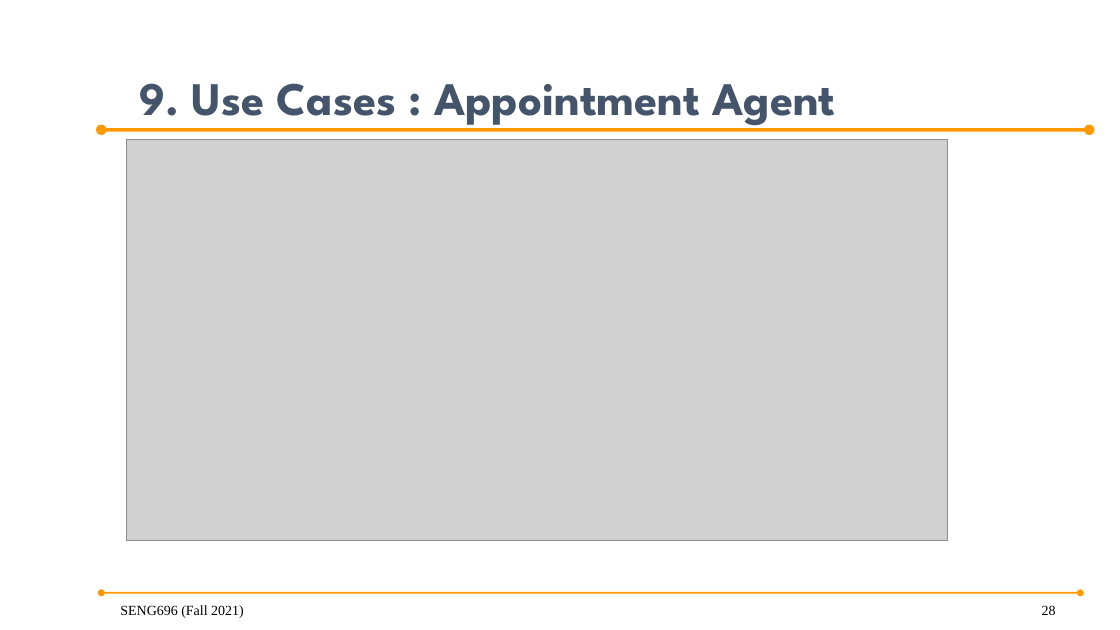
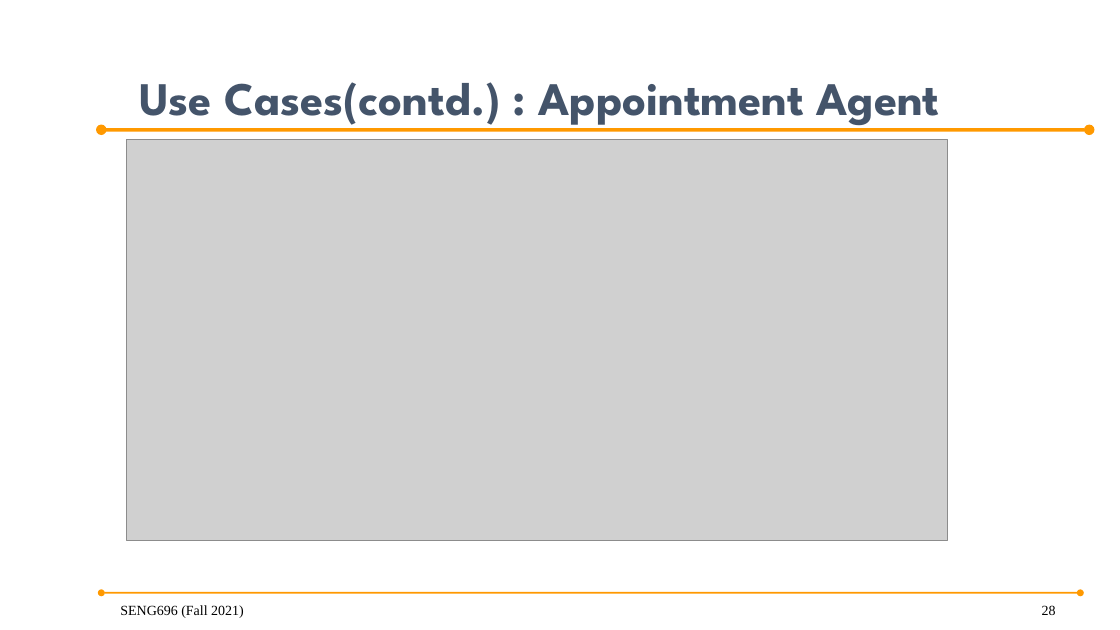
Before and after one commit to anish30145784/SENG696_GroupD, a slide deck: slide 28 of GroupD_ProjectPresentation .pptx. Drawn at 1120x630 pixels with LibreOffice and Linux fonts; fonts in the diff are those of the drawing; grey boxes stand for pictures; background and template pictures are left out. Boxes give left, top, right and bottom in pixels: in the first picture for what was removed or moved away, otherwise in the second. Text is boxed around its words. In the diff, an @@ line names an element or a change of style, - is before the commit and + after.

Commit message:
made some layout changes and added description for the inter agent communication

```diff
--- a/GroupD_ProjectPresentation .pptx
+++ b/GroupD_ProjectPresentation .pptx
@@ title at (139,82,940,129): text changed @@
-9. Use Cases : Appointment Agent
+Use Cases(contd.) : Appointment Agent
```
Also in this commit, not shown: 9 other slides changed, 3 slides added, 7 other files.
